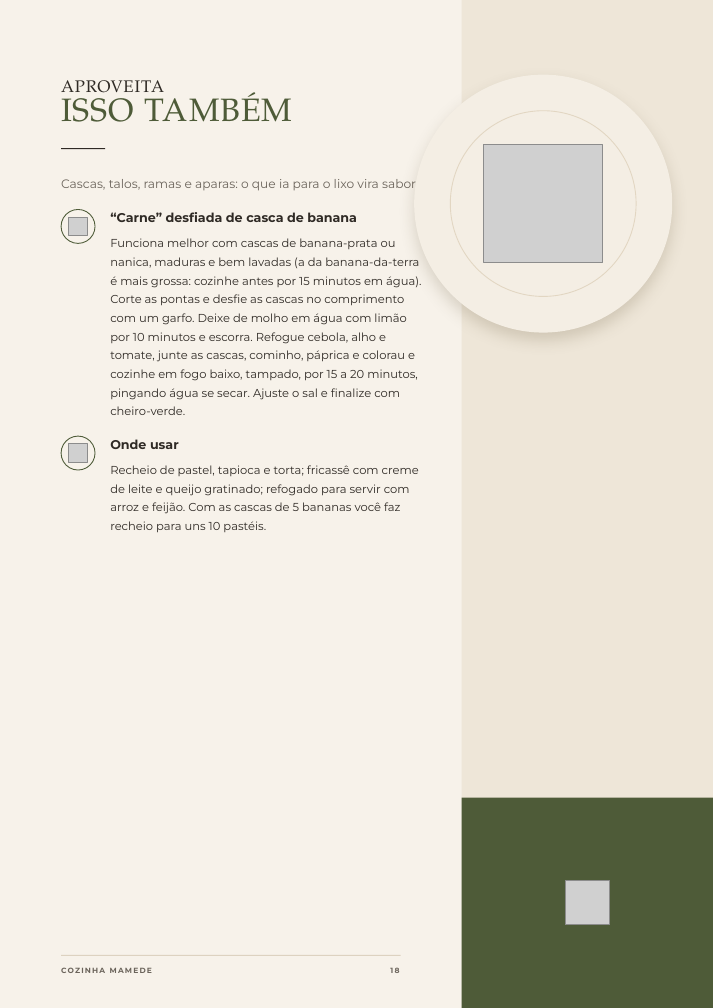
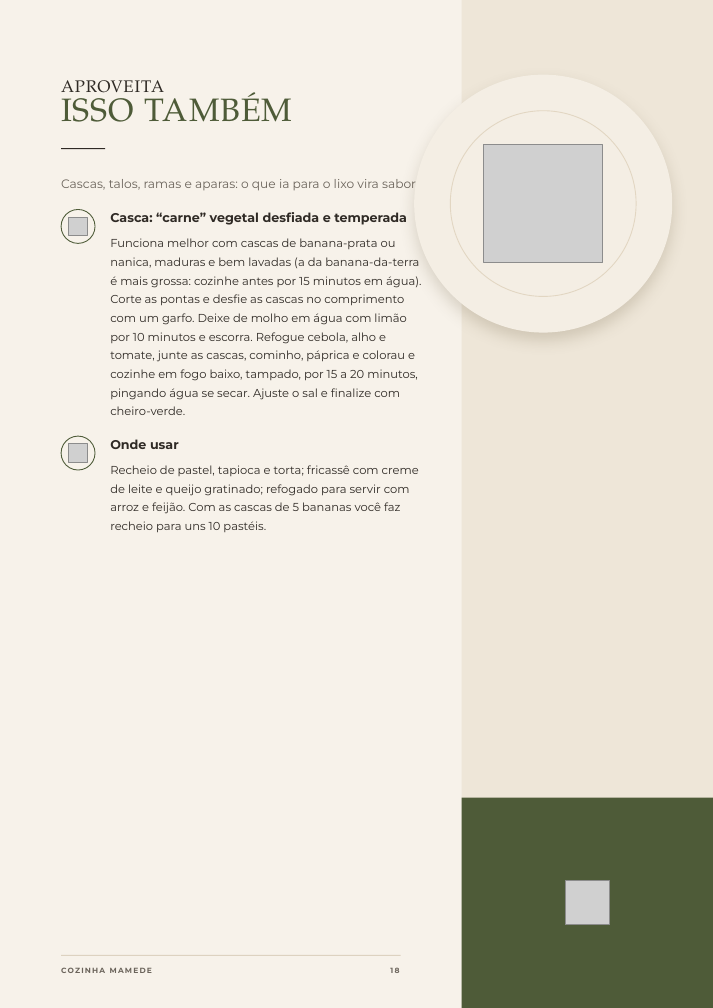
Before and after one commit to monelleayabamensah-hub/ebook-receitas, a slide deck: slide 18 of Cozinha-Mamede-Canva.pptx. Drawn at 713x1008 pixels with LibreOffice and Linux fonts; fonts in the diff are those of the drawing; grey boxes stand for pictures. Boxes give left, top, right and bottom in pixels: in the first picture for what was removed or moved away, otherwise in the second. Text is boxed around its words. In the diff, an @@ line names an element or a change of style, - is before the commit and + after.

```diff
--- a/Cozinha-Mamede-Canva.pptx
+++ b/Cozinha-Mamede-Canva.pptx
@@ text at box(110, 212, 407, 225): text changed @@
-“Carne” desfiada de casca de banana
+Casca: “carne” vegetal desfiada e temperada
```
Also in this commit, not shown: 25 other slides changed, 5 other files.
